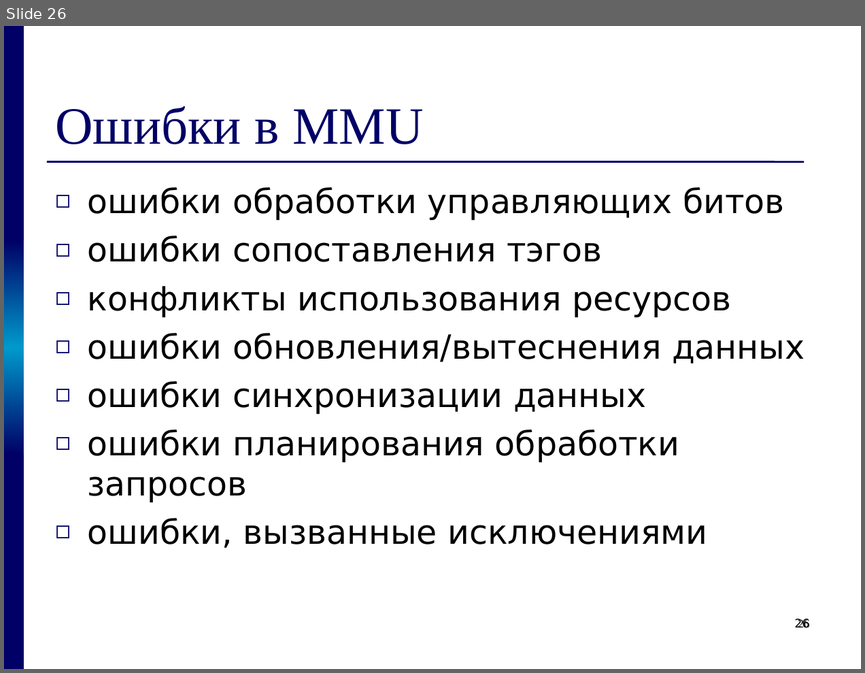
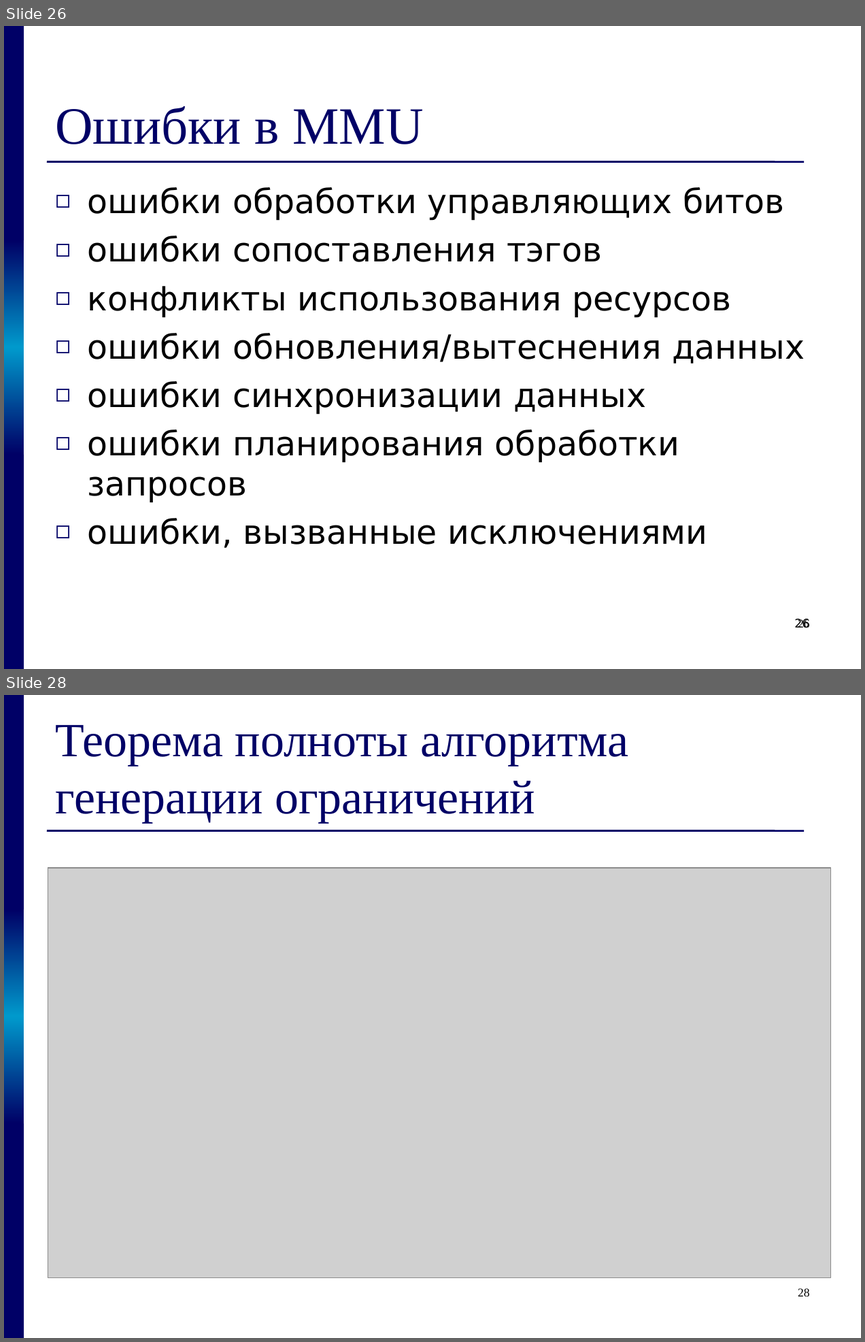
Before and after one commit to kornevgen/tesla-project, a slide deck: papers/THESIS/talks/z2611.ppt. Shown one above the other, each under a label of ours: slide 26 before the commit, slides 26 and 28 after it; the slides between them are not shown. The pictures are 865x673 and 865x1342 pixels, drawn with LibreOffice and Linux fonts; fonts in the diff are those of the drawing; grey boxes stand for pictures. Boxes give left, top, right and bottom in pixels: in the first picture for what was removed or moved away, otherwise in the second. Text is boxed around its words. In the diff, an @@ line names an element or a change of style, - is before the commit and + after.

```diff
--- a/papers/THESIS/talks/z2611.ppt
+++ b/papers/THESIS/talks/z2611.ppt
@@ slide 28 added at [4, 695, 861, 1338], background #FFFFFF; not listed: 4 template elements that a slide beside it also shows @@
@@ title added at [55, 725, 628, 822], 40 pt, text #000066 @@
+Теорема полноты алгоритма генерации ограничений
@@ picture added at [48, 868, 830, 1278] @@
@@ page number added at [798, 1288, 809, 1296], 10 pt, text #000000 @@
+28
```
Also in this commit, not shown: 1 slide changed, 6 other slides added.
